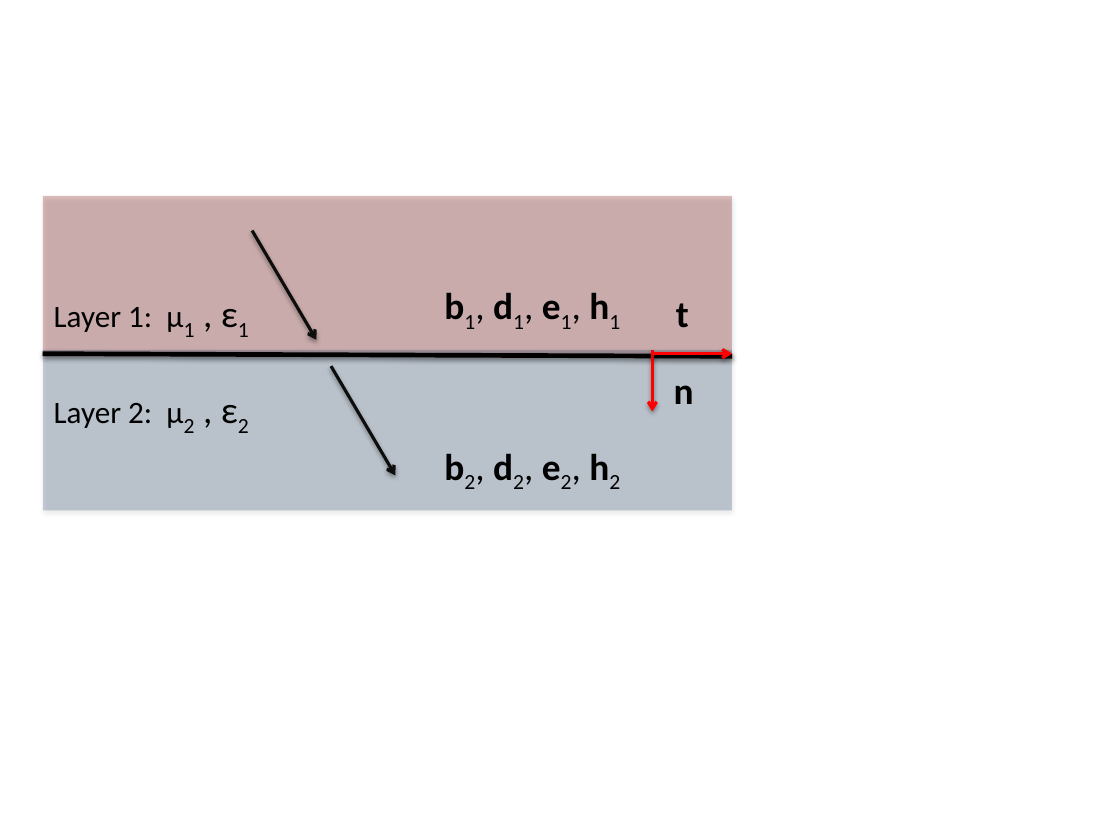
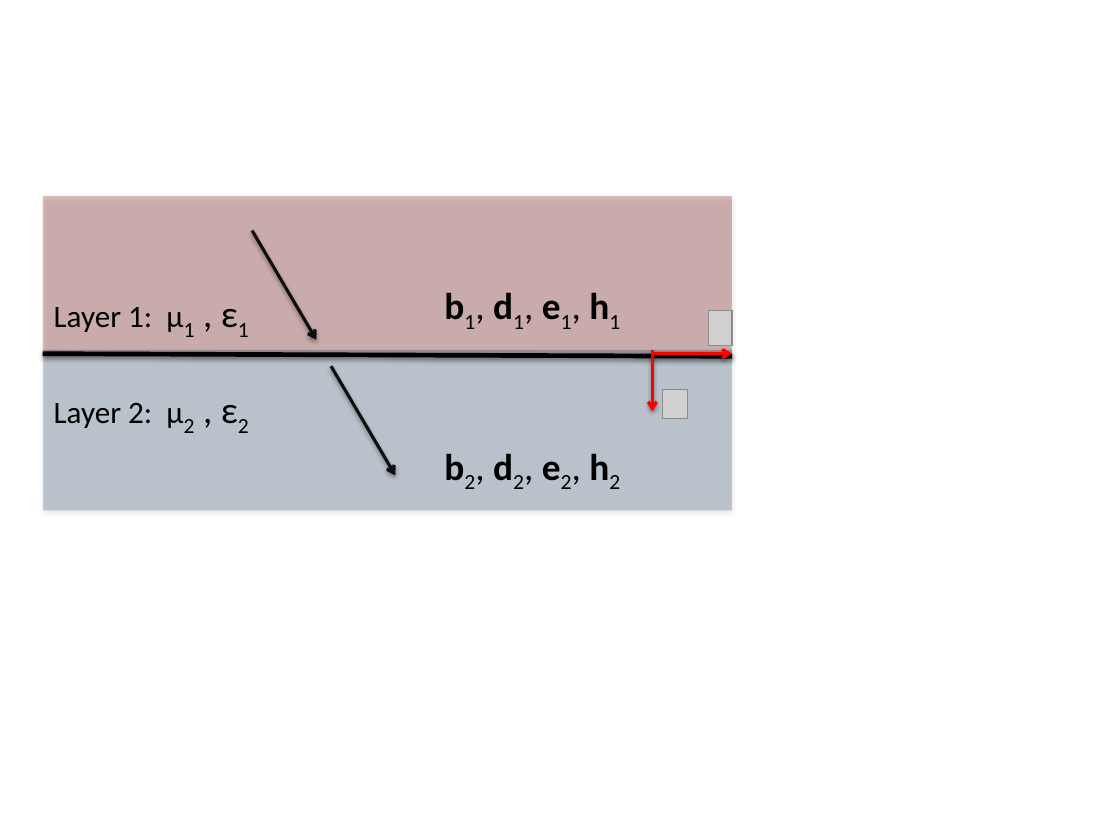
Before and after one commit to geoscixyz/em, a slide deck: slide 1 of content/maxwell1_fundamentals/fundamental_laws/images/BC_1.pptx. Drawn at 1120x840 pixels with LibreOffice and Linux fonts; fonts in the diff are those of the drawing; grey boxes stand for pictures; background and template pictures are left out. Boxes give left, top, right and bottom in pixels: in the first picture for what was removed or moved away, otherwise in the second. Text is boxed around its words. In the diff, an @@ line names an element or a change of style, - is before the commit and + after.

```diff
--- a/content/maxwell1_fundamentals/fundamental_laws/images/BC_1.pptx
+++ b/content/maxwell1_fundamentals/fundamental_laws/images/BC_1.pptx
@@ text removed at (676, 303, 689, 328) @@
-t
@@ picture added at (709, 310, 732, 345) @@
@@ text removed at (674, 385, 694, 404) @@
-n
@@ picture added at (663, 390, 688, 419) @@
```
Also in this commit, not shown: 2 other slides changed, 4 other files.
